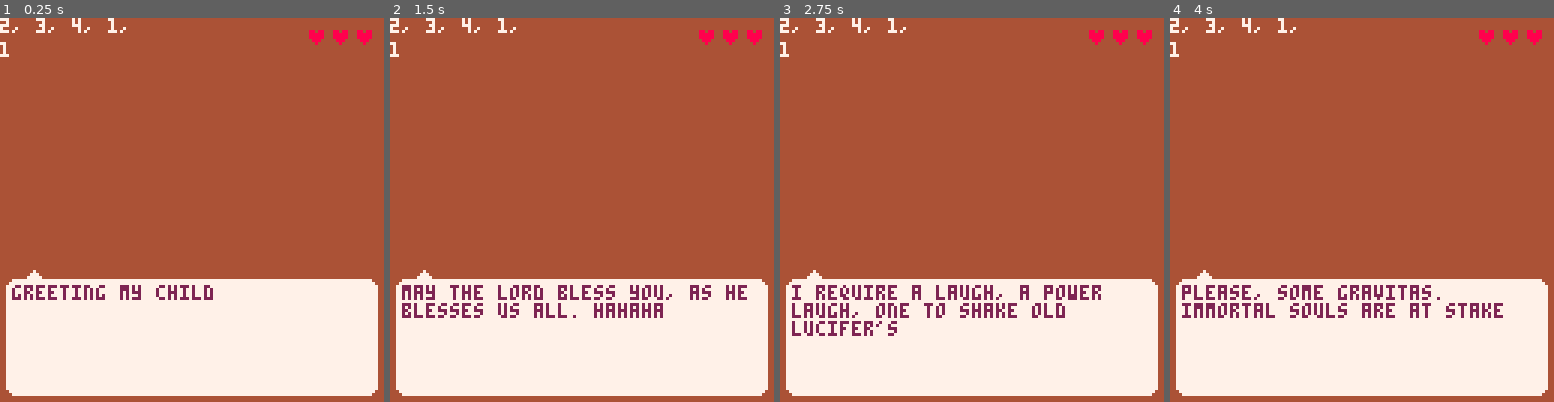
Above: before the commit, frames 1-4 (left to right).
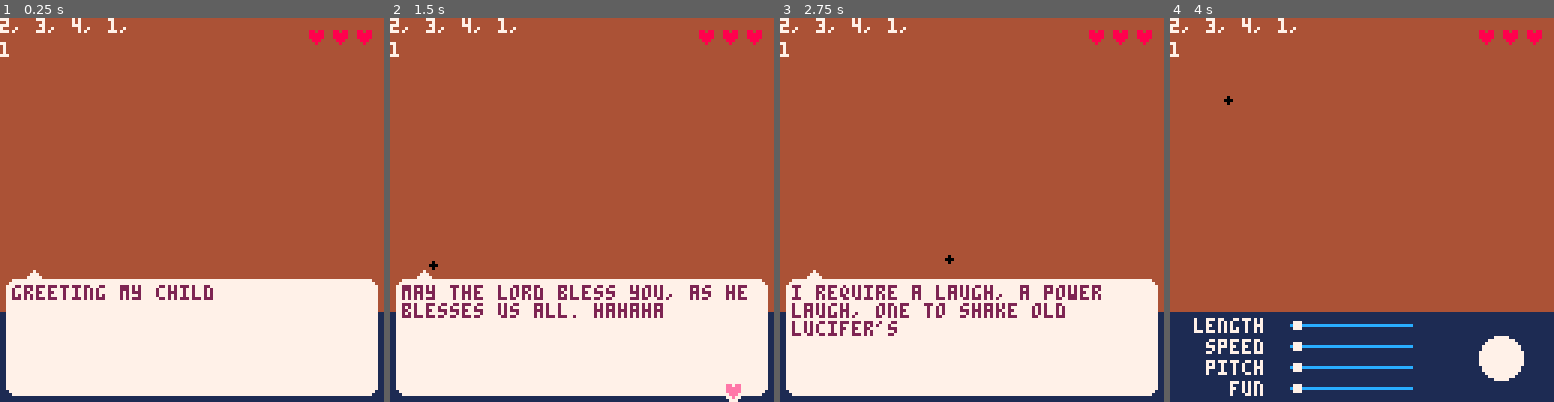
Above: after the commit, the same moments.

Repository: Alfie-Edwards/game-boys
Game: PICO-8 cartridge game.p8
Same seed, same stepped clock (60 frames per second), same inputs: the game is played once before the commit and once after it.
Inputs (mouse positions are in pixels of both pictures, inside the frame that each line leads up to):
- Up to frame 1 (0.25 s): no input
- Up to frame 2 (1.5 s): tap X (X key) at 0.33, 1.07 s; click (670, 121) at 0.67 s; tap O (Z key) at 0.7 s; click (436, 267) at 1.22 s
- Up to frame 3 (2.75 s): tap O (Z key) at 1.7, 2.1, 2.5 s; click (887, 114) at 1.77 s; tap X (X key) at 1.85 s; click (952, 259) at 2.32 s
- Up to frame 4 (4 s): click (1404, 106) at 2.87 s; tap O (Z key) at 2.9, 3.3, 3.7 s; tap X (X key) at 2.97 s; click (1465, 256) at 3.42 s; click (1231, 102) at 3.97 s

The runs differ from the first frame. In frame 1, 2.3% of the frame differs, in the area x 0-100%, y 76-100%; in frame 2, 2.4%; in frame 3, 2.3%; in frame 4, 29%, in the area x 0-100%, y 20-100%.

Commit message:
Laugh machine basics

Diff:
--- a/game.p8
+++ b/game.p8
@@ -18,46 +18,30 @@
 
 
 function _init()
+
+    poke(0x5F2D, 1)
 	pal_light_red()
+    update_mouse()
 
 	init_people()
 
-	-- choose({
-	-- 		speed = 2,
-	-- 		pitch = 2,
-	-- 		fun = 0,
-	-- 		length = 0,
-	-- })
-
-	-- choose({
-	-- 		speed = 2,
-	-- 		pitch = 0,
-	-- 		fun = 0,
-	-- 		length = 1,
-	-- })
-
-	-- choose({
-	-- 		speed = 2,
-	-- 		pitch = 0,
-	-- 		fun = 2,
-	-- 		length = 1,
-	-- })
-
-	-- -- win
-	-- choose({
-	-- 		speed = 2,
-	-- 		pitch = 0,
-	-- 		fun = 1,
-	-- 		length = 1,
-	-- })
-
-	-- -- lose
-	-- choose({
-	-- 		speed = 1,
-	-- 		pitch = 0,
-	-- 		fun = 1,
-	-- 		length = 1,
-	-- })
+    sliders = {
+        length = { name_x = 8, y = 100, value = 1, grabbed = false },
+        speed = { name_x = 12, y = 107, value = 1, grabbed = false },
+        pitch = { name_x = 12, y = 114, value = 1, grabbed = false },
+        fun = { name_x = 20, y = 121, value = 1, grabbed = false },
+    }
+
+    buttons = {
+        submit = { x = 110, y = 113, r = 7, on_click = function()
+            choose({
+                speed = sliders.speed.value - 1,
+                pitch = sliders.pitch.value - 1,
+                fun = sliders.fun.value - 1,
+                length = sliders.length.value - 1, })
+            end
+        },
+    }
 end
 
 function restart()
@@ -68,24 +52,62 @@
 end
 
 function _update60()
-    if lost and btn(5) then
-        restart()
-    elseif saying_para_done() then
-        if saying and any_input() then
-            saying.para += 1
-            saying.char = 1
-            if saying.para > #saying.paras then
-                saying = nil
-                choose({speed = rnd(3),
-                        pitch = rnd(3),
-                        fun = rnd(3),
-                        length = rnd(3)})
+    update_mouse()
+
+    if saying then
+        if saying_para_done() then
+            if any_input() then
+                saying.para += 1
+                saying.char = 1
+                if saying.para > #saying.paras then
+                    saying = nil
+                end
+            end
+        else
+            saying.char = saying.char + 1
+            if saying.char == #saying.paras then
+                t_para_completed = t()
             end
         end
     else
-        saying.char = saying.char + 1
-        if saying.char == #saying.paras then
-            t_para_completed = t()
+        -- Grab and ungrab slider handles.
+        if mouse.pressed then
+            for _, slider in pairs(sliders) do
+                local handle = slider_handle_pos(slider)
+                if sqdst(mouse.x, mouse.y, handle.x, handle.y) <= 8 then
+                    slider.grabbed = true
+                end
+            end
+        elseif mouse.released then
+            for _, slider in pairs(sliders) do
+                slider.grabbed = false
+            end
+        end
+
+        -- Move grabbed slider handles to the nearest point to the mouse.
+        for _, slider in pairs(sliders) do
+            if slider.grabbed then
+                local nearest = {}
+                local nearest_dist = 32000
+                for value=1, 3 do
+                    local handle = slider_handle_pos(slider, value)
+                    local dst = sqdst(mouse.x, mouse.y, handle.x, handle.y)
+                    if dst < nearest_dist then
+                        nearest_dist = dst
+                        nearest = value
+                    end
+                end
+                slider.value = nearest
+            end
+        end
+
+        -- Press buttons.
+        if mouse.pressed then
+            for _, button in pairs(buttons) do
+                if sqdst(mouse.x, mouse.y, button.x, button.y) <= (button.r * button.r) + 2 then
+                    button.on_click()
+                end
+            end
         end
     end
 end
@@ -170,8 +192,27 @@
 		return
 	end
 
+    -- Head
+
+    -- Laugh maker
+    pal_dark_blue()
+    color(1)
+    rectfill(0, 98, 127, 127)
+    for name, slider in pairs(sliders) do
+        color(5)
+        print(name, slider.name_x, slider.y)
+        color(4)
+        line(40, slider.y + 2, 80, slider.y + 2)
+        color(5)
+        local h = slider_handle_pos(slider)
+        rectfill(h.x - 1, h.y - 1, h.x + 1, h.y + 1)
+    end
+    color(5)
+    circfill(buttons.submit.x, buttons.submit.y, buttons.submit.r)
+
     -- Speech bubble
     if saying then
+        pal_light_red()
         color(5)
         rectfill(5, 87, 122, 125)
         rectfill(2, 90, 125, 122)
@@ -206,6 +247,25 @@
 		print(s, (i-1) * lnpx(s), 0)
 	end
 	print(current_person_index, 0, 8)
+
+    -- Cursor
+    color(0)
+    circfill(mouse.x, mouse.y, 1)
+end
+
+function slider_handle_pos(slider, value)
+    value = value or slider.value
+    if value == 1 then
+        return { x = 42, y = slider.y + 2}
+    elseif value == 2 then
+        return { x = 60, y = slider.y + 2}
+    else
+        return { x = 78, y = slider.y + 2}
+    end
+end
+
+function sqdst(x1, y1, x2, y2)
+    return (x1 - x2) * (x1 - x2) + (y1 - y2) * (y1 - y2)
 end
 
 function say(paras)
@@ -229,12 +289,11 @@
 end
 
 function pal_light_red()
-	pal(0, 0)
-	pal(1, 2)
-	pal(2, -8)
-	pal(3, 8)
-	pal(4, 14)
-	pal(5, 7)
+    pal({[0] = 0, 2, -8, 8, 14, 7})
+end
+
+function pal_dark_blue()
+    pal({[0] = 0, -15, 1, -4, 12, 7})
 end
 
 function lose()
@@ -267,11 +326,23 @@
 end
 
 function strobe(period, offset)
-	return (t() - (offset or 0)) % (period * 2) < period
+    return (t() - (offset or 0) + period) % (period * 2) < period
 end
 
 function any_input()
-	return btn(4) or btn(5)
+    return btn(4) or btn(5) or mouse.pressed
+end
+
+function update_mouse()
+    local down_last = mouse ~= nil and mouse.down
+    local down = (stat(34) & 1) != 0
+    mouse = {
+        x = stat(32) - 1,
+        y = stat(33) - 1,
+        pressed = (down and not down_last),
+        released = (down_last and not down),
+        down = down,
+    }
 end
 
 __gfx__
